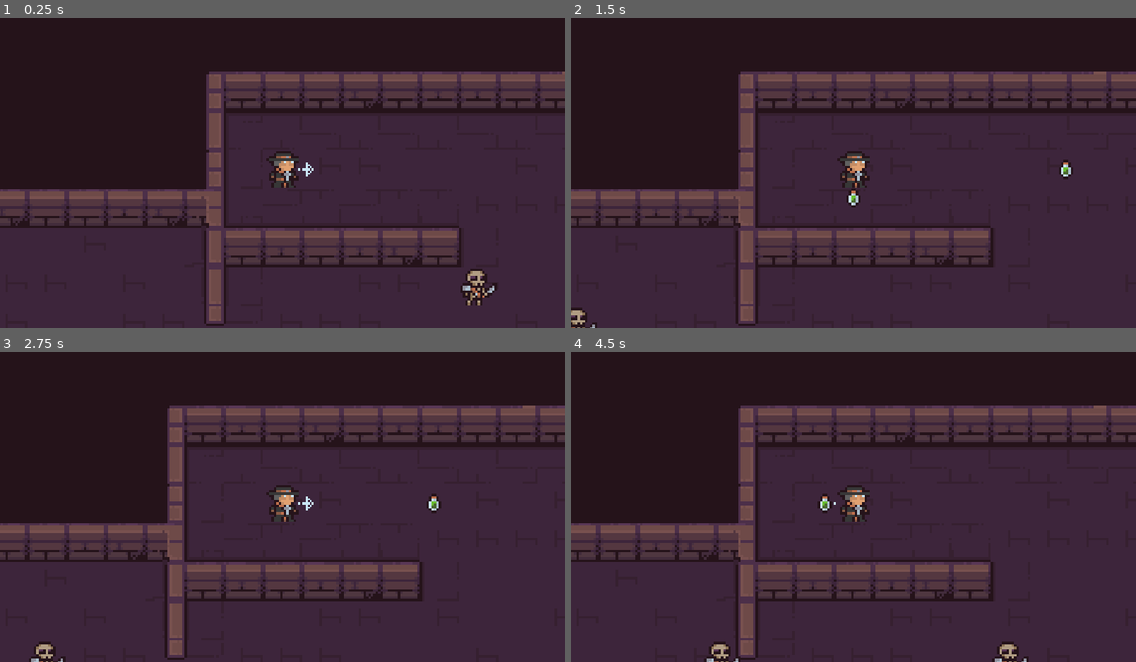
Above: before the commit, frames 1-4 (two rows, left to right).
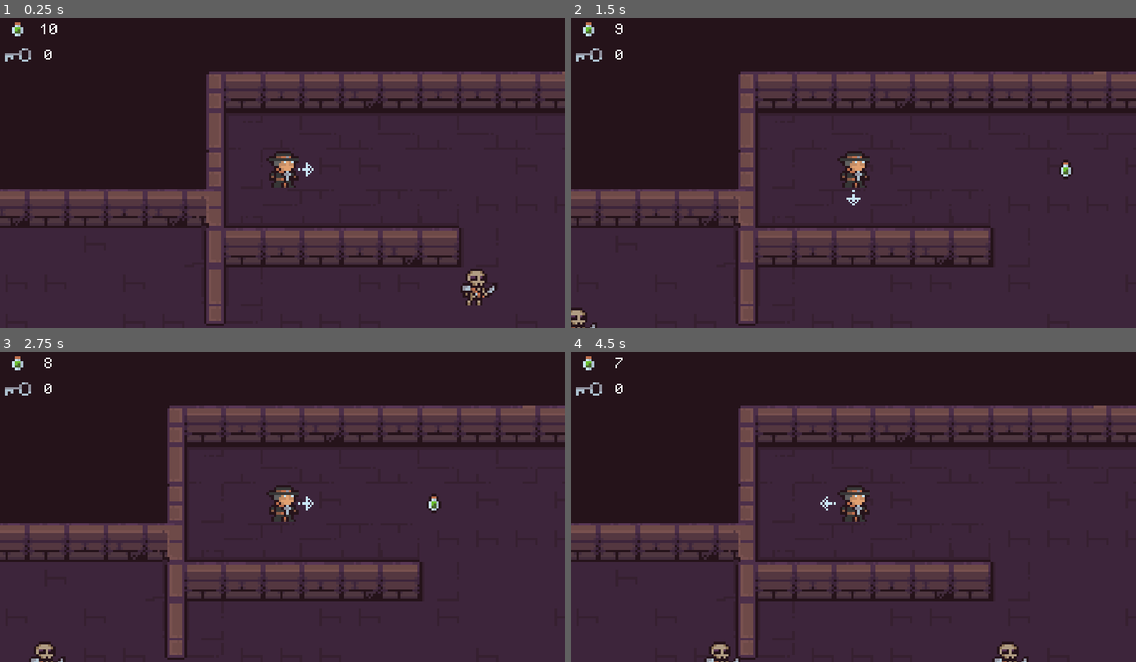
Above: after the commit, the same moments.

Repository: jmedina21/Pirate-Software-Jam-Jun-2024
Game: Godot game, scene res://Scenes/level_2.tscn
The game is run twice, just before and just after one commit, with the same random seed, the same clock (stepped at 60 frames per second) and the same inputs. This scene is started directly instead of the project's main scene.
Inputs:
- Up to frame 1 (0.25 s): no input
- Up to frame 2 (1.5 s): hold D (right) 0.53-1.28 s; tap Space (action) at 0.6, 1.35 s; hold S (down) from 1.28 s (still down)
- Up to frame 3 (2.75 s): release S (down) at 2.03 s; hold D (right) from 2.03 s (still down); tap Space (action) at 2.1 s
- Up to frame 4 (4.5 s): release D (right) at 2.78 s; hold Up (up) 2.78-3.53 s; tap Space (action) at 2.85, 3.6, 4.35 s; hold A (left) from 3.53 s (still down)

The runs differ from the first frame. In frame 1, 0.2% of the frame differs, in the area x 0-11%, y 1-15%; in frame 2, 0.3%; in frame 3, 0.2%; in frame 4, 0.3%, in the area x 0-47%, y 1-53%.

Commit message:
Implement simple UI for resources

Diff:
--- a/Scenes/level 1.tscn
+++ b/Scenes/level 1.tscn
@@ -1,6 +1,7 @@
-[gd_scene load_steps=9 format=3 uid="uid://b1ti3ijw23ck0"]
+[gd_scene load_steps=10 format=3 uid="uid://b1ti3ijw23ck0"]
 
 [ext_resource type="TileSet" uid="uid://bbhru5olfdv1g" path="res://tileset/level 1.tres" id="1_ceedy"]
+[ext_resource type="PackedScene" uid="uid://cibviepf0dui6" path="res://Scenes/ui.tscn" id="1_qi16h"]
 [ext_resource type="PackedScene" uid="uid://b1jdtp8uvd14j" path="res://Scenes/player.tscn" id="2_6rmbl"]
 [ext_resource type="PackedScene" uid="uid://d2nsjiihjwir2" path="res://Scenes/necromancer.tscn" id="3_cpyn6"]
 [ext_resource type="PackedScene" uid="uid://m4pv74wn7lav" path="res://Scenes/skelly.tscn" id="4_1haec"]
@@ -10,6 +11,8 @@
 [ext_resource type="PackedScene" uid="uid://daf2ire6i74ww" path="res://Scenes/level_2.tscn" id="8_22kqc"]
 
 [node name="Level 1" type="Node2D"]
+
+[node name="UI" parent="." instance=ExtResource("1_qi16h")]
 
 [node name="TileMap" type="TileMap" parent="."]
 position = Vector2(144, 160)
--- a/Scenes/level_2.tscn
+++ b/Scenes/level_2.tscn
@@ -1,5 +1,6 @@
-[gd_scene load_steps=11 format=3 uid="uid://daf2ire6i74ww"]
+[gd_scene load_steps=12 format=3 uid="uid://daf2ire6i74ww"]
 
+[ext_resource type="PackedScene" uid="uid://cibviepf0dui6" path="res://Scenes/ui.tscn" id="1_2hb6x"]
 [ext_resource type="Script" path="res://Scripts/GameManager.gd" id="1_8ih4d"]
 [ext_resource type="PackedScene" uid="uid://b1jdtp8uvd14j" path="res://Scenes/player.tscn" id="2_2c3hl"]
 [ext_resource type="TileSet" uid="uid://bbhru5olfdv1g" path="res://tileset/level 1.tres" id="2_xpa8q"]
@@ -13,6 +14,8 @@
 
 [node name="Level 2" type="Node2D"]
 position = Vector2(-144, -160)
+
+[node name="UI" parent="." instance=ExtResource("1_2hb6x")]
 
 [node name="GameManager" type="Node" parent="."]
 unique_name_in_owner = true
--- a/Scenes/menu.tscn
+++ b/Scenes/menu.tscn
@@ -1,6 +1,7 @@
-[gd_scene load_steps=11 format=3 uid="uid://y8waomvvi01t"]
+[gd_scene load_steps=12 format=3 uid="uid://y8waomvvi01t"]
 
 [ext_resource type="Texture2D" uid="uid://chwkvbtdt8g2m" path="res://Assets/2D Pixel Dungeon Asset Pack/character and tileset/Dungeon_Tileset.png" id="1_g88n7"]
+[ext_resource type="PackedScene" uid="uid://cibviepf0dui6" path="res://Scenes/ui.tscn" id="1_yurdn"]
 [ext_resource type="PackedScene" uid="uid://b0ameeoim0f41" path="res://Scenes/hatch.tscn" id="2_qlkti"]
 [ext_resource type="PackedScene" uid="uid://b1ti3ijw23ck0" path="res://Scenes/level 1.tscn" id="3_vg4bt"]
 [ext_resource type="PackedScene" uid="uid://b1jdtp8uvd14j" path="res://Scenes/player.tscn" id="3_vvn1c"]
@@ -483,6 +484,8 @@
 
 [node name="Menu" type="Node2D"]
 
+[node name="UI" parent="." instance=ExtResource("1_yurdn")]
+
 [node name="TileMap" type="TileMap" parent="."]
 tile_set = SubResource("TileSet_bvokg")
 format = 2
@@ -521,10 +524,10 @@
 anchor_top = 0.5
 anchor_right = 0.5
 anchor_bottom = 0.5
-offset_left = -5.5
-offset_top = -22.0
-offset_right = 5.5
-offset_bottom = -12.0
+offset_left = -4.0
+offset_top = -21.0
+offset_right = 3.0
+offset_bottom = -13.0
 grow_horizontal = 2
 grow_vertical = 2
 theme_override_fonts/font = ExtResource("4_hle5c")
@@ -543,9 +546,9 @@
 anchor_right = 0.5
 anchor_bottom = 0.5
 offset_left = -4.0
-offset_top = -22.0
-offset_right = 4.0
-offset_bottom = -12.0
+offset_top = -21.0
+offset_right = 3.0
+offset_bottom = -13.0
 grow_horizontal = 2
 grow_vertical = 2
 theme_override_fonts/font = ExtResource("4_hle5c")
--- a/Scenes/player.tscn
+++ b/Scenes/player.tscn
@@ -55,3 +55,5 @@
 shape = SubResource("RectangleShape2D_yl2j4")
 
 [node name="Timer" type="Timer" parent="."]
+
+[connection signal="timeout" from="Timer" to="." method="_on_timer_timeout"]
--- /dev/null
+++ b/Scenes/ui.tscn
@@ -0,0 +1,47 @@
+[gd_scene load_steps=5 format=3 uid="uid://cibviepf0dui6"]
+
+[ext_resource type="Script" path="res://Scripts/ui.gd" id="1_jdahg"]
+[ext_resource type="Texture2D" uid="uid://b4bmfvurkx0ef" path="res://Assets/green potion.png" id="1_xia4d"]
+[ext_resource type="FontFile" uid="uid://b8ry0jiln3p1s" path="res://Assets/Fonts/PixelOperator8.ttf" id="2_88sfa"]
+[ext_resource type="Texture2D" uid="uid://chwkvbtdt8g2m" path="res://Assets/2D Pixel Dungeon Asset Pack/character and tileset/Dungeon_Tileset.png" id="3_gd4f2"]
+
+[node name="UI" type="CanvasLayer"]
+script = ExtResource("1_jdahg")
+
+[node name="Potions" type="Node" parent="."]
+
+[node name="Sprite2D" type="Sprite2D" parent="Potions"]
+position = Vector2(36.5, 37.5)
+scale = Vector2(5.83333, 4.625)
+texture = ExtResource("1_xia4d")
+
+[node name="Potion_Amount" type="Label" parent="Potions"]
+offset_left = 66.0
+offset_top = 26.0
+offset_right = 130.0
+offset_bottom = 50.0
+theme_override_fonts/font = ExtResource("2_88sfa")
+theme_override_font_sizes/font_size = 24
+text = "10"
+horizontal_alignment = 1
+vertical_alignment = 1
+
+[node name="Keys" type="Node" parent="."]
+
+[node name="Sprite2D" type="Sprite2D" parent="Keys"]
+position = Vector2(36.5, 90.5)
+scale = Vector2(5.83333, 4.625)
+texture = ExtResource("3_gd4f2")
+region_enabled = true
+region_rect = Rect2(131, 133, 11, 8)
+
+[node name="Key_Amount" type="Label" parent="Keys"]
+offset_left = 66.0
+offset_top = 79.0
+offset_right = 130.0
+offset_bottom = 103.0
+theme_override_fonts/font = ExtResource("2_88sfa")
+theme_override_font_sizes/font_size = 24
+text = "0"
+horizontal_alignment = 1
+vertical_alignment = 1
--- a/Scripts/GameManager.gd
+++ b/Scripts/GameManager.gd
@@ -7,13 +7,16 @@
 @export var inv_attack_potions = 7
 @onready var necromancer = $"../Necromancer"
 @onready var hatch = $"../hatch"
+@onready var ui = $"../UI"
 
 func _ready():
 	hatch.visible = false
+
 	var enemies = get_tree().get_nodes_in_group("Enemies")
 
 	enemy_count = enemies.size()
-	print(enemy_count)
+
+
 	for enemy in enemies:
 		connect_to_new_enemy(enemy)
 
@@ -41,6 +44,7 @@
 func pickup_loot(loot:String):
 	if loot == 'key':
 		inv_keys += 1
+		ui.key_amount.text = str(inv_keys)
 	print(inv_keys)
 
 func _on_boss_died(position):
--- a/Scripts/player.gd
+++ b/Scripts/player.gd
@@ -4,11 +4,12 @@
 
 @onready var sprite_2d = $Sprite2D
 @onready var animated_arow = $Sprite2D/AnimatedSprite2D
+@onready var ui = $"../UI"
 @onready var timer = $Timer
 
 #var attack_ready = true
 var potion = preload("res://Scenes/damage_potion.tscn")
-var attack_potion_count = 500
+var attack_potion_count = 10
 var attack_on_cooldown = false
 var char_direction: String = 'right'
 var arrow_direction: String = 'right'
@@ -62,8 +63,9 @@
 		fire_projectile()
 
 func fire_projectile():
-	#if attack_potion_count == 0 or attack_on_cooldown:
-		#return
+	print(attack_on_cooldown)
+	if attack_potion_count == 0 or attack_on_cooldown:
+		return
 	var potion_instance = potion.instantiate()
 	potion_instance.global_position = global_position
 	attack_on_cooldown = true
@@ -86,6 +88,7 @@
 
 	add_child(potion_instance)
 	attack_potion_count -= 1
+	ui.potion_amount.text = str(attack_potion_count)
 
 
 func update_arrow_position(direction):
@@ -107,5 +110,6 @@
 
 
 func _on_timer_timeout():
+	print('timer')
 	Engine.time_scale = 1
 	attack_on_cooldown = false
--- /dev/null
+++ b/Scripts/ui.gd
@@ -0,0 +1,4 @@
+extends CanvasLayer
+
+@onready var potion_amount = $Potions/Potion_Amount
+@onready var key_amount = $Keys/Key_Amount
